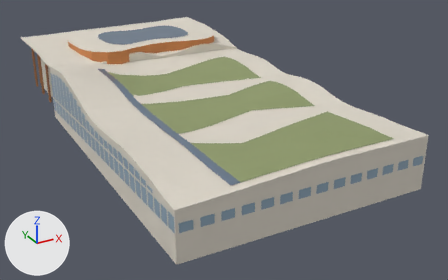
The glTF model models/nash-music-city-center.glb: old version first, new version second.
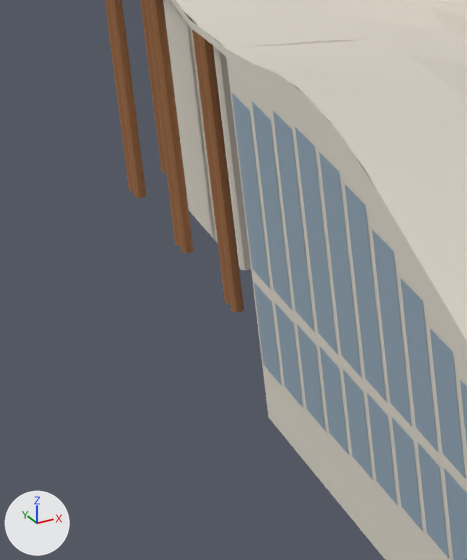
There are two pictures of each version: one whole from a 50 mm camera at (-192.0, -414.0, 186.0) aimed at (21.0, -27.0, -7.0), one close up on the part from 4% to 18% of the width and 21% to 49% of the height. Lighting does not change. The marker at lower left points along +X, +Y and +Z. The last two pictures show the newer version. Vertices at exactly the same position are counted once.

Script lines for the objects in view, before the commit:
```python
me_music_city_center = bpy.data.meshes.new('Music City Center')
me_music_city_center.from_pydata(...)  # 2460 vertices, 3190 faces; spans x -85.0..85.0, y -169.0..169.0, z 0.0..48.0
# faces by material slot: [1297, 482, 58, 1000, 250, 103]
me_music_city_center.materials.append(mat_mcc_limestone)  # pale yellow #ded7ca
me_music_city_center.materials.append(mat_window)  # greyish blue #8fa8b9
me_music_city_center.materials.append(mat_mcc_copper)  # orange #d0864f
me_music_city_center.materials.append(mat_mcc_wood)  # brown #9f6c43
me_music_city_center.materials.append(mat_mcc_green_roof)  # green #909b6c
me_music_city_center.materials.append(mat_glass)  # greyish blue #67788b
ob_music_city_center = bpy.data.objects.new('Music City Center', me_music_city_center)
ob_music_city_center.location = (0.0, 0.0, 0.0)
```
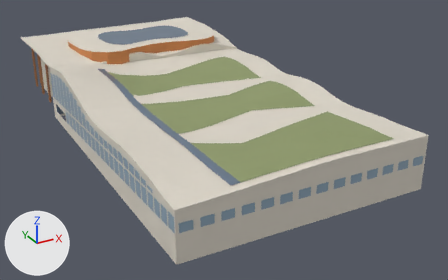
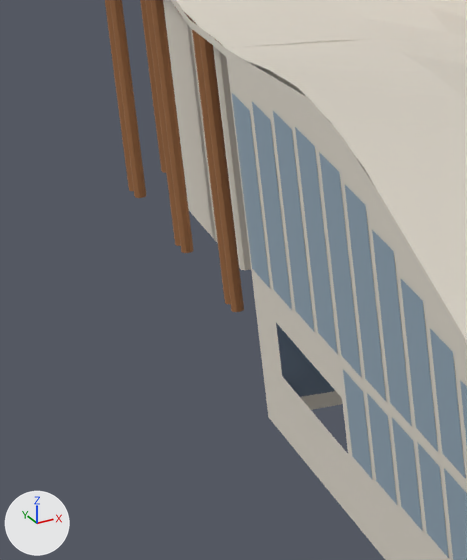
Commit message: Music City Center: open 6th Avenue South's passage through the halls

Edits to the scene script, one JSON object a line:
```json
{"block": "me_music_city_center", "where": "# used by ob_music_city_center; location = (0.0, 0.0, 0.0)"}
{"op": "remove", "block": "me_music_city_center", "code": "me_music_city_center.from_pydata(...)  # 2460 vertices, 3190 faces; spans x -85.0..85.0, y -169.0..169.0, z 0.0..48.0"}
{"op": "add", "block": "me_music_city_center", "code": "me_music_city_center.from_pydata(...)  # 2480 vertices, 3214 faces; spans x -85.0..85.0, y -169.0..169.0, z 0.0..48.0"}
{"block": "me_music_city_center", "change": "me_music_city_center part 1: the loose piece of 4 vertices spanning x -85.0, y 58.0..65.0, z 7.0..16.0 is deleted"}
{"block": "me_music_city_center", "change": "me_music_city_center part 2: the loose piece of 4 vertices spanning x -85.0, y 49.0..56.0, z 7.0..17.0 is deleted"}
{"block": "me_music_city_center", "change": "me_music_city_center part 3"}
{"block": "me_music_city_center", "change": "10 vertices are removed from x -85.0, y 31.0..54.0, z 0.0..46.0"}
{"block": "me_music_city_center", "change": "10 faces are deleted"}
{"block": "me_music_city_center", "change": "22 vertices are added at x -85.0..85.0, y 31.0..57.0, z 0.0..44.0"}
{"block": "me_music_city_center", "change": "16 new vertices lie (0.0, 0.0, 9.0) away from vertices in x -85.0..85.0, y 31.0..57.0, z 2.0..5.0"}
{"block": "me_music_city_center", "change": "10 new faces join them, mat_mcc_limestone (pale yellow #ded7ca)"}
{"block": "me_music_city_center", "change": "28 new faces join them, mat_glass (greyish blue #67788b)"}
```

Changed parts and their boxes [x1, y1, x2, y2] in the close-ups (467 x 560 px):
```json
{"part": 1, "of": "me_music_city_center", "change": "deleted", "before": [254, 283, 281, 385]}
{"part": 2, "of": "me_music_city_center", "change": "deleted", "before": [275, 303, 303, 408]}
{"part": 3, "of": "me_music_city_center", "change": "cut back", "before": [225, 48, 356, 523], "after": [225, 48, 356, 523]}
```
